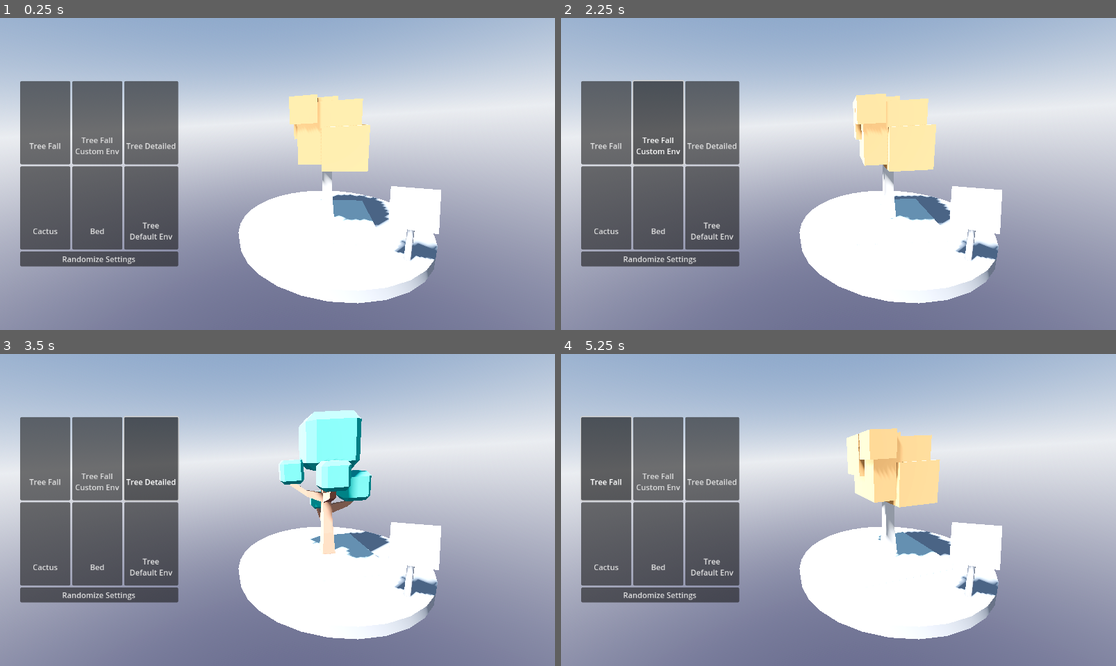
Above: before the commit, frames 1-4 (two rows, left to right).
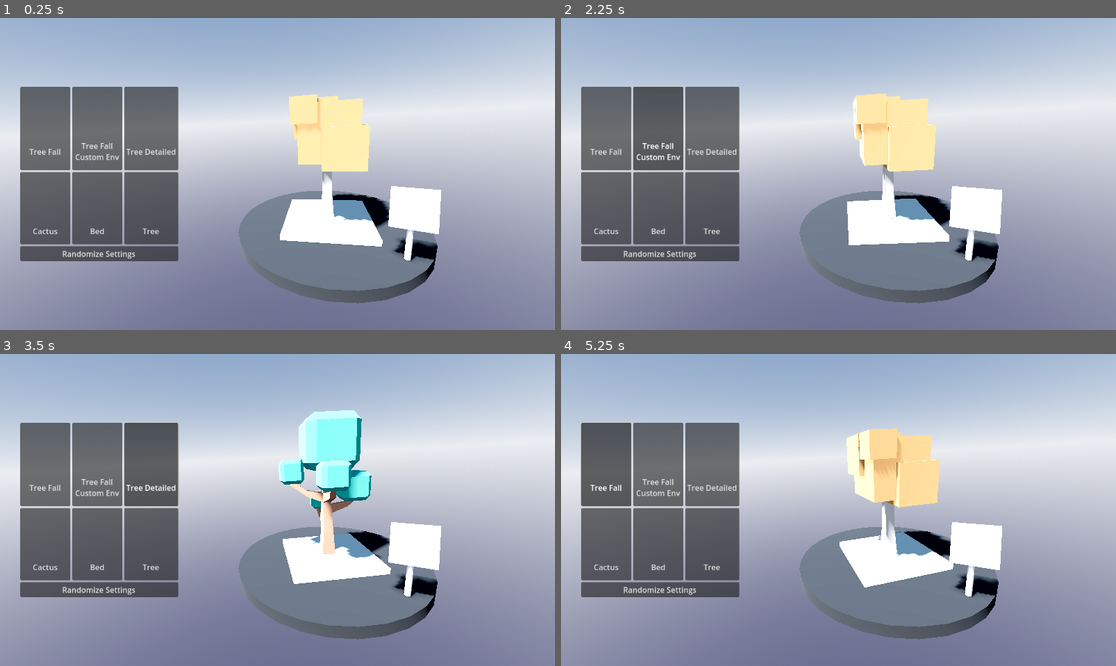
Above: after the commit, the same moments.

Repository: ydeltastar/godot-scene-texture
Game: Godot game, scene res://demo/main.tscn
The game is run twice, just before and just after one commit, with the same random seed, the same clock (stepped at 60 frames per second) and the same inputs.
Inputs:
- Up to frame 1 (0.25 s): no input
- Up to frame 2 (2.25 s): click "Tree Default Env" (after the commit: "Tree") at 0.5 s; click "Tree Fall" at 1.25 s; click "Tree Fall Custom Env" at 2 s
- Up to frame 3 (3.5 s): click "Tree Detailed" at 2.75 s
- Up to frame 4 (5.25 s): click "Cactus" at 3.5 s; click "Bed" at 4.25 s; click "Tree Fall" at 5 s

The runs differ from the first frame. In frame 1, 10% of the frame differs, in the area x 3-79%, y 20-92%; in frame 2, 10%; in frame 3, 10%; in frame 4, 10%.

Commit message:
Update demo

Diff:
--- a/demo/main.tscn
+++ b/demo/main.tscn
@@ -70,7 +70,7 @@
 camera_position = Vector3(0, 0.79, 0)
 camera_rotation = Vector3(-0.523599, -0.436332, 0)
 light_color = Color(1, 1, 1, 1)
-light_energy = 1.0
+light_energy = 2.5
 light_angular_distance = 0.0
 light_shadow = false
 light_rotation = Vector3(-1.0472, 1.0472, 0)
@@ -92,7 +92,7 @@
 camera_position = Vector3(0, 0.31, 0)
 camera_rotation = Vector3(-0.523599, -0.436332, 0)
 light_color = Color(1, 1, 1, 1)
-light_energy = 1.0
+light_energy = 2.5
 light_angular_distance = 0.0
 light_shadow = false
 light_rotation = Vector3(-1.0472, 1.0472, 0)
@@ -135,17 +135,24 @@
 camera_distance = 2.28
 camera_position = Vector3(0, 0.72, 0)
 camera_rotation = Vector3(-0.523599, 0.277507, 0)
-light_color = Color(1, 1, 1, 1)
-light_energy = 1.0
-light_angular_distance = 0.0
-light_shadow = false
-light_rotation = Vector3(-1.0472, 1.0472, 0)
+light_color = Color(0.806184, 0.710245, 0.62168, 1)
+light_energy = 3.94
+light_angular_distance = 0.0
+light_shadow = false
+light_rotation = Vector3(0.143117, 2.22529, 0)
 render_transparent_bg = true
 render_auto_bake = true
 render_store_bake = false
 
 [sub_resource type="StandardMaterial3D" id="StandardMaterial3D_abv04"]
 albedo_color = Color(0.66612, 0.717192, 0.708549, 1)
+
+[sub_resource type="StandardMaterial3D" id="StandardMaterial3D_ndcfo"]
+albedo_color = Color(0.336608, 0.336608, 0.336608, 1)
+metallic = 0.69
+
+[sub_resource type="StandardMaterial3D" id="StandardMaterial3D_moy8s"]
+albedo_color = Color(0.613818, 0.509804, 0.49093, 1)
 
 [sub_resource type="StandardMaterial3D" id="StandardMaterial3D_miisf"]
 transparency = 1
@@ -247,8 +254,7 @@
 layout_mode = 2
 toggle_mode = true
 button_group = ExtResource("2_w4sxa")
-text = "Tree
-Default Env"
+text = "Tree"
 icon = SubResource("Texture2D_2tgy0")
 autowrap_mode = 2
 icon_alignment = 1
@@ -278,6 +284,7 @@
 radius = 0.9
 height = 0.093
 sides = 32
+material = SubResource("StandardMaterial3D_ndcfo")
 
 [node name="Node3D" type="Node3D" parent="."]
 transform = Transform3D(0.970435, 0, -0.241363, 0, 1, 0, 0.241363, 0, 0.970435, 0.557, 0, 0.532)
@@ -290,6 +297,7 @@
 [node name="CSGBox3D" type="CSGBox3D" parent="Node3D"]
 transform = Transform3D(1, 0, 0, 0, 0.939693, 0.34202, 0, -0.34202, 0.939693, 0, 0.339434, 0.0118795)
 size = Vector3(0.28, 0.28, 0.017)
+material = SubResource("StandardMaterial3D_moy8s")
 
 [node name="MeshInstance3D" type="MeshInstance3D" parent="Node3D/CSGBox3D"]
 transform = Transform3D(1, 0, 0, 0, 1, 0, 0, 0, 1, 0, 8.14907e-10, 0.00922859)
Not shown: 1 places in demo/main.tscn that only renumber resources
